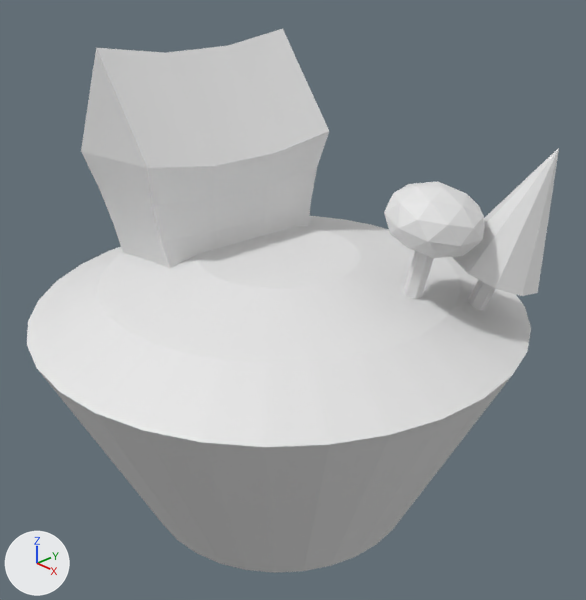
The Blender file 12-separating-objects.blend: old version first, new version second.
Before and after are seen from a camera (50 mm lens) standing at (6.7, -6.08, 4.34) and looking at (0.14, 0.09, 0.06). Lighting does not change. The marker at lower left points along +X, +Y and +Z.

The scene before the commit, as lines of its bpy script (objects in view):
```python
me_cylinder_001 = bpy.data.meshes.new('Cylinder.001')
me_cylinder_001.from_pydata(...)  # 128 vertices, 98 faces; spans x -3.0..3.0, y -3.0..3.0, z -1.7..1.64
me_icosphere = bpy.data.meshes.new('Icosphere')
me_icosphere.from_pydata(...)  # an icosphere of 80 faces spanning x -0.95..0.95, y -1.0..1.0, z 1.18..2.47; a 6-sided cylinder along z spanning x -0.17..0.17, y -0.19..0.19, z -0.14..1.39
me_icosphere_001 = bpy.data.meshes.new('Icosphere.001')
me_icosphere_001.from_pydata(...)  # a 6-sided cylinder along z spanning x -0.17..0.17, y -0.19..0.19, z -0.09..1.44; a 10-sided cone pointing to +z spanning x -0.91..0.91, y -0.96..0.96, z 0.94..3.66
ob_cylinder = bpy.data.objects.new('Cylinder', me_cylinder_001)
ob_cylinder.location = (0.0, 0.0, -1.0)
ob_icosphere = bpy.data.objects.new('Icosphere', me_icosphere)
ob_icosphere.location = (1.59, 0.56, 0.43)
ob_icosphere.rotation_euler = (-0.0509, 0.211, -0.0918)  # degrees (-2.9, 12, -5.3)
ob_icosphere.scale = (0.553, 0.553, 0.553)
ob_icosphere_001 = bpy.data.objects.new('Icosphere.001', me_icosphere_001)
ob_icosphere_001.location = (2.02, 1.2, 0.26)
ob_icosphere_001.rotation_euler = (-0.202, 0.273, -0.0553)  # degrees (-12, 16, -3.2)
ob_icosphere_001.scale = (0.553, 0.553, 0.553)
# also in view: 'House' at (-1.34, 0.01, 1.67)
```
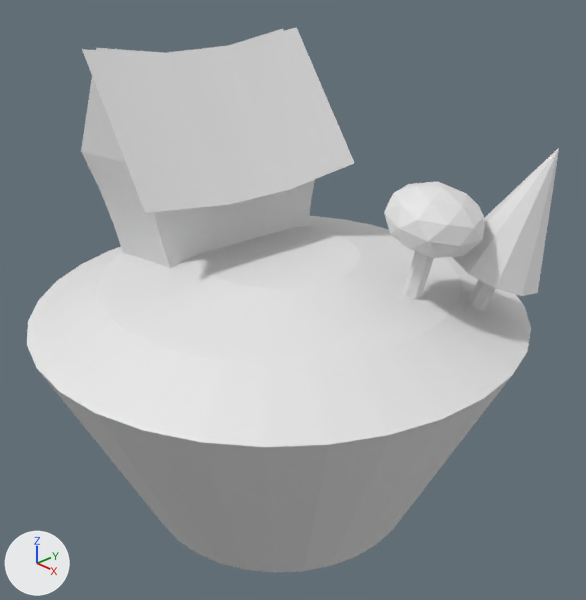
Pixel boxes [x1, y1, x2, y2] of what changed, in the pictures (586 x 600 px):
'Roof', added: after [82, 27, 354, 213]
'House', unchanged, covered by the edit: before [81, 29, 329, 268]; after [81, 29, 315, 268]

Patch to the scene script:
```diff
--- a/12-separating-objects.blend.py
+++ b/12-separating-objects.blend.py
@@ me_cube_002 @@
+me_cube_002.from_pydata([(1.47, 1.86, 1.43), (1.47, -2.02, 1.43), (0.05, -1.93, 3.78), (0.05, 1.95, 3.78), (1.45, -0.64, 1.24), (1.45, 0.49, 1.24), (0.03, 0.56, 3.59), (0.03, -0.56, 3.59)], [], [(5, 0, 3, 6), (4, 5, 6, 7), (1, 4, 7, 2)])
+me_cube_002.materials.append(mat_material)  # white #e7e7e7
@@ ob_roof @@
+ob_roof = bpy.data.objects.new('Roof', me_cube_002)
+ob_roof.location = (-1.21, 0.0, 0.39)
+ob_roof.rotation_euler = (0.0, -0.0966, -0.0756)  # degrees (0, -5.5, -4.3)
+ob_roof.scale = (0.775, 0.775, 0.694)
```
